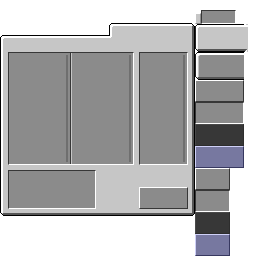
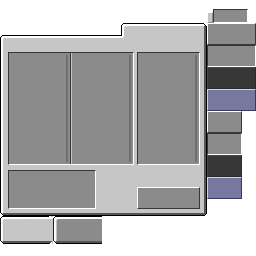
Before/after of a 256x256 layered artwork. What changed in the layer stack:
added layer "Base copy 3" above "Base copy 2" over [0, 9, 256, 244]
added layer "Base copy 2" above "Base copy" over [0, 9, 256, 244]
hid "Base copy" over [0, 10, 248, 256]
